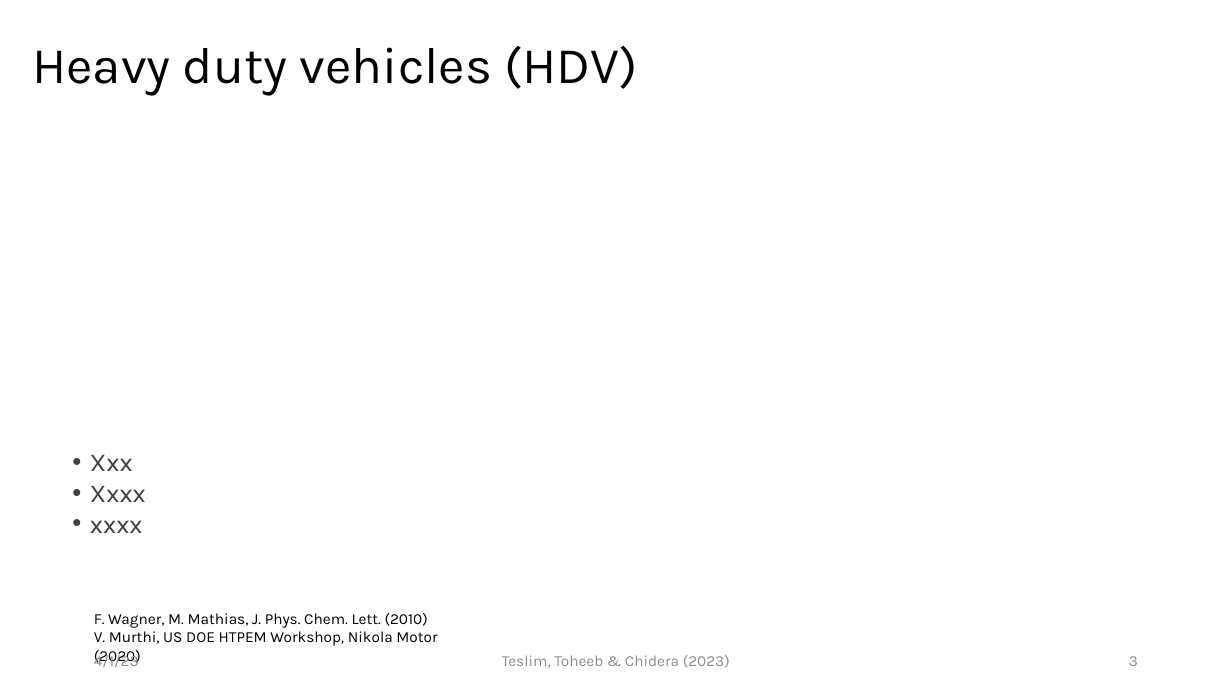
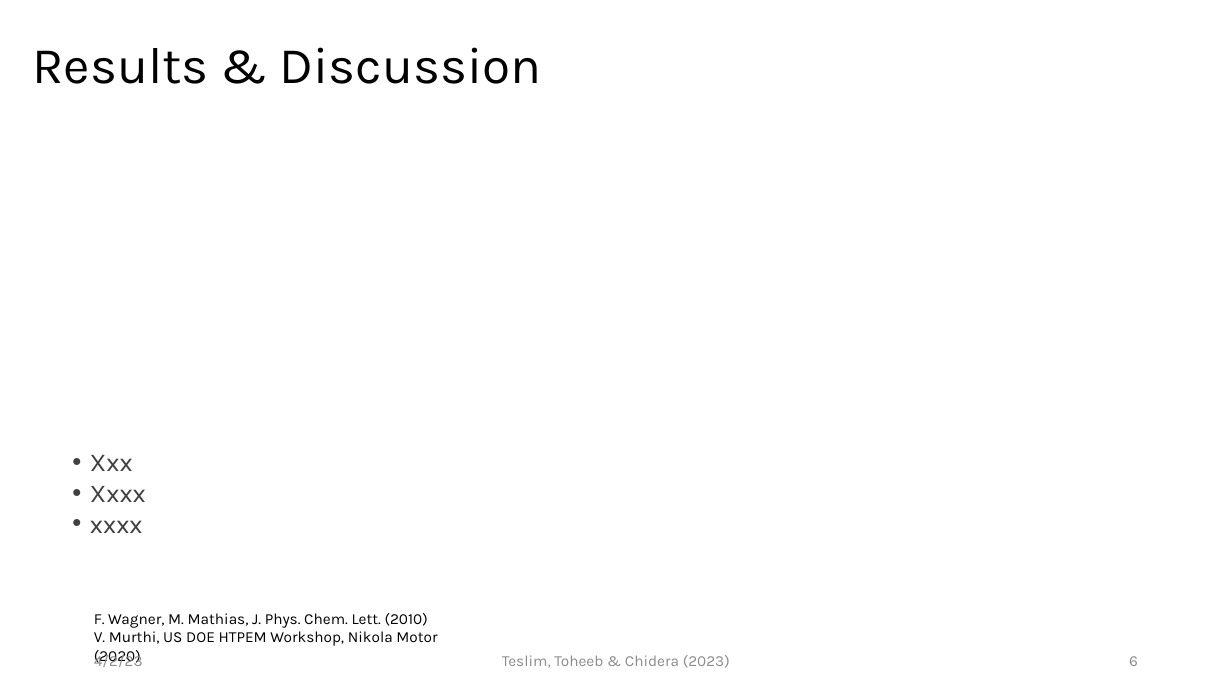
Before and after one commit to EnthusiasticTeslim/CHE4597-project, a slide deck: slide 6 of reports/report_group_.pptx (slide 3 before the commit). Drawn at 1232x693 pixels with LibreOffice and Linux fonts; fonts in the diff are those of the drawing. Boxes give left, top, right and bottom in pixels: in the first picture for what was removed or moved away, otherwise in the second. Text is boxed around its words. In the diff, an @@ line names an element or a change of style, - is before the commit and + after.

```diff
--- a/reports/report_group_.pptx
+++ b/reports/report_group_.pptx
@@ title at (32, 47, 542, 84): text changed @@
-Heavy duty vehicles (HDV)
+Results & Discussion
@@ text at (94, 653, 143, 667): text changed @@
-4/1/23
+4/2/23
@@ page number at (1129, 656, 1138, 666): text changed @@
-3
+6
```
Also in this commit, not shown: 3 other slides changed, 3 slides added, 3 other files.
